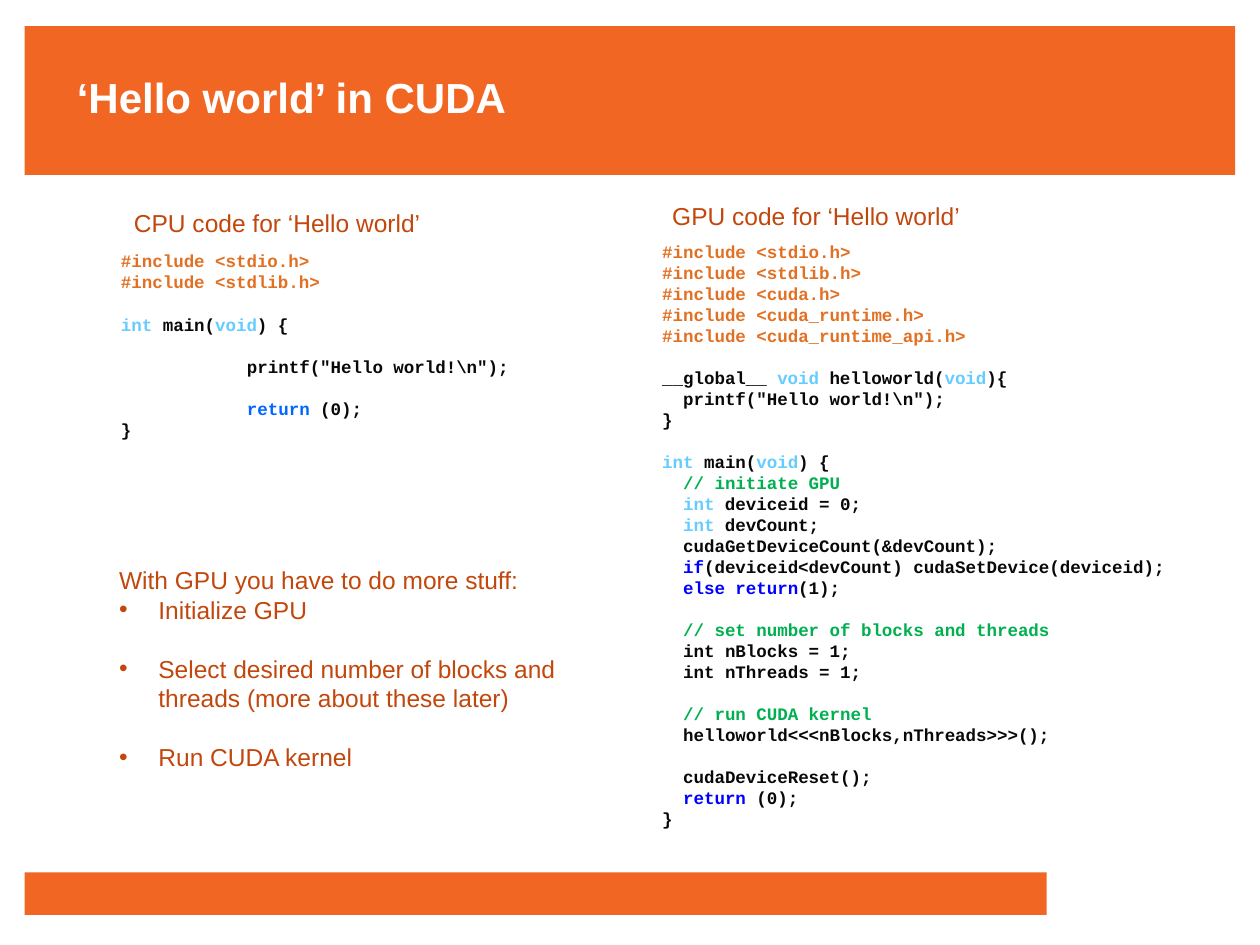
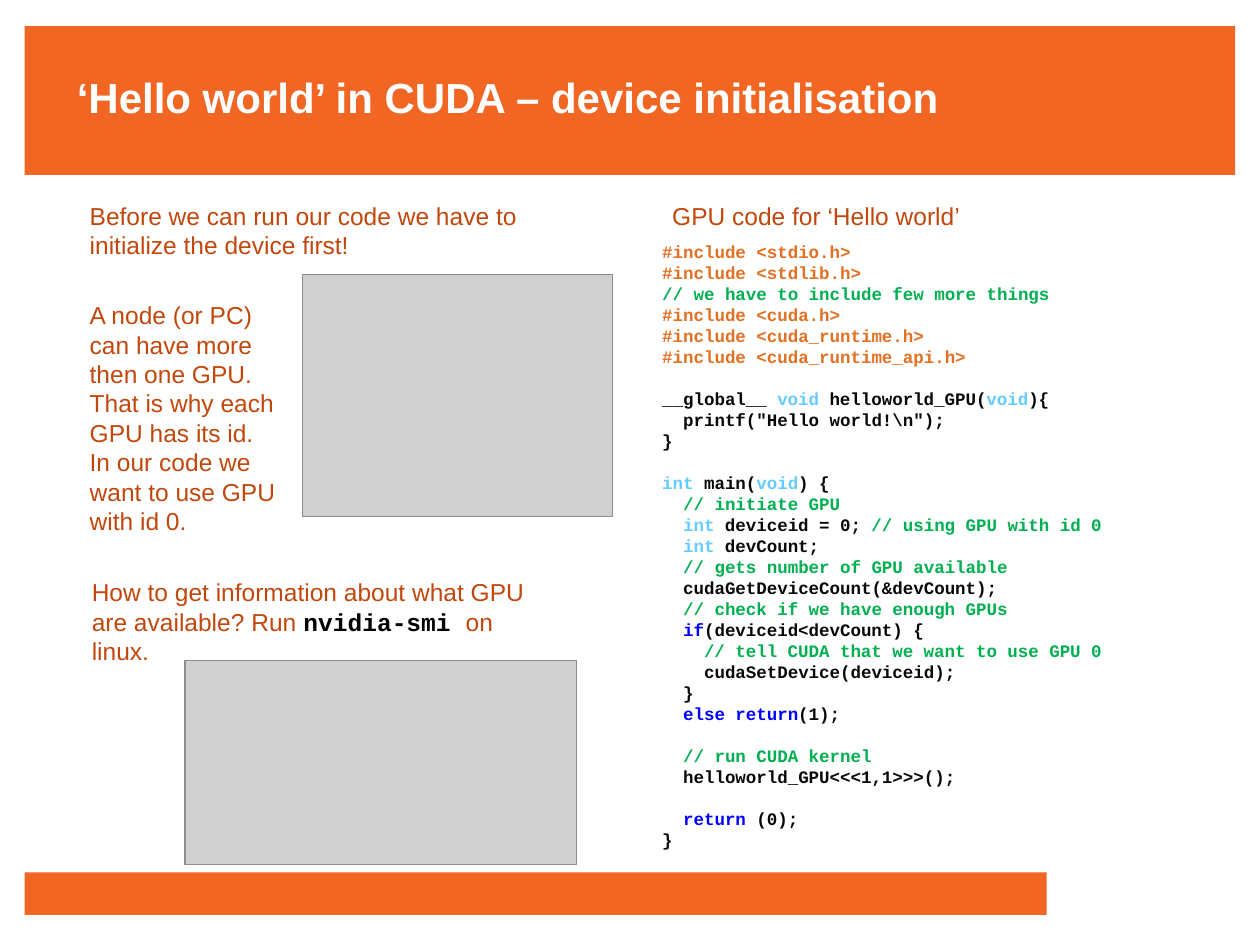
Before and after one commit to francisjudd/CWM-HPC, a slide deck: slide 8 of Lectures/pptx/7_Lecture_seven.pptx. Drawn at 1260x945 pixels with LibreOffice and Linux fonts; fonts in the diff are those of the drawing; grey boxes stand for pictures; background and template pictures are left out. Boxes give left, top, right and bottom in pixels: in the first picture for what was removed or moved away, otherwise in the second. Text is boxed around its words. In the diff, an @@ line names an element or a change of style, - is before the commit and + after.

```diff
--- a/Lectures/pptx/7_Lecture_seven.pptx
+++ b/Lectures/pptx/7_Lecture_seven.pptx
@@ text at [77, 82, 938, 114]: text changed @@
-‘Hello world’ in CUDA
+‘Hello world’ in CUDA – device initialisation
@@ text added at [90, 207, 516, 255], 14 pt, text #C2470C @@
+Before we can run our code we have to initialize the device first!
@@ text removed at [134, 214, 420, 233] @@
-CPU code for ‘Hello world’
@@ text removed at [121, 255, 508, 419] @@
-#include <stdio.h>
-#include <stdlib.h>
-int main(void) {
-printf("Hello world!\n");
-return (0);
-}
@@ picture added at [302, 275, 612, 517] @@
@@ text at [694, 288, 1050, 304]: paragraph added @@
+// we have to include few more things
@@ text added at [90, 306, 275, 531], 14 pt, text #C2470C @@
+A node (or PC) can have more then one GPU. That is why each GPU has its id.
+In our code we want to use GPU with id 0.
@@ text at [662, 393, 1050, 409]: text changed @@
-__global__ void helloworld(void){
+__global__ void helloworld_GPU(void){
@@ text at [683, 519, 1102, 535]: text changed; text colour #080808 to #00B050 @@
-int deviceid = 0;
+int deviceid = 0; // using GPU with id 0
@@ text at [715, 561, 1007, 577]: paragraph added @@
+// gets number of GPU available
@@ text added at [92, 583, 524, 661], 14 pt, text #C2470C @@
+How to get information about what GPU are available? Run nvidia-smi on linux.
@@ text removed at [119, 571, 555, 767] @@
-With GPU you have to do more stuff:
-• Initialize GPU
-• Select desired number of blocks and threads (more about these later)
-• Run CUDA kernel
@@ text at [683, 603, 1102, 682]: text changed; text colour #080808 to #00B050 @@
-if(deviceid<devCount) cudaSetDevice(deviceid);
+// check if we have enough GPUs
+if(deviceid<devCount) {
+// tell CUDA that we want to use GPU 0
+cudaSetDevice(deviceid);
+}
@@ text at [683, 624, 1049, 681]: paragraphs removed @@
-// set number of blocks and threads
-int nBlocks = 1;
-int nThreads = 1;
@@ picture added at [185, 660, 577, 864] @@
@@ text at [683, 771, 955, 787]: text changed @@
-helloworld<<<nBlocks,nThreads>>>();
-cudaDeviceReset();
+helloworld_GPU<<<1,1>>>();
```
Also in this commit, not shown: 10 other slides changed, 6 slides added, 12 other files.
